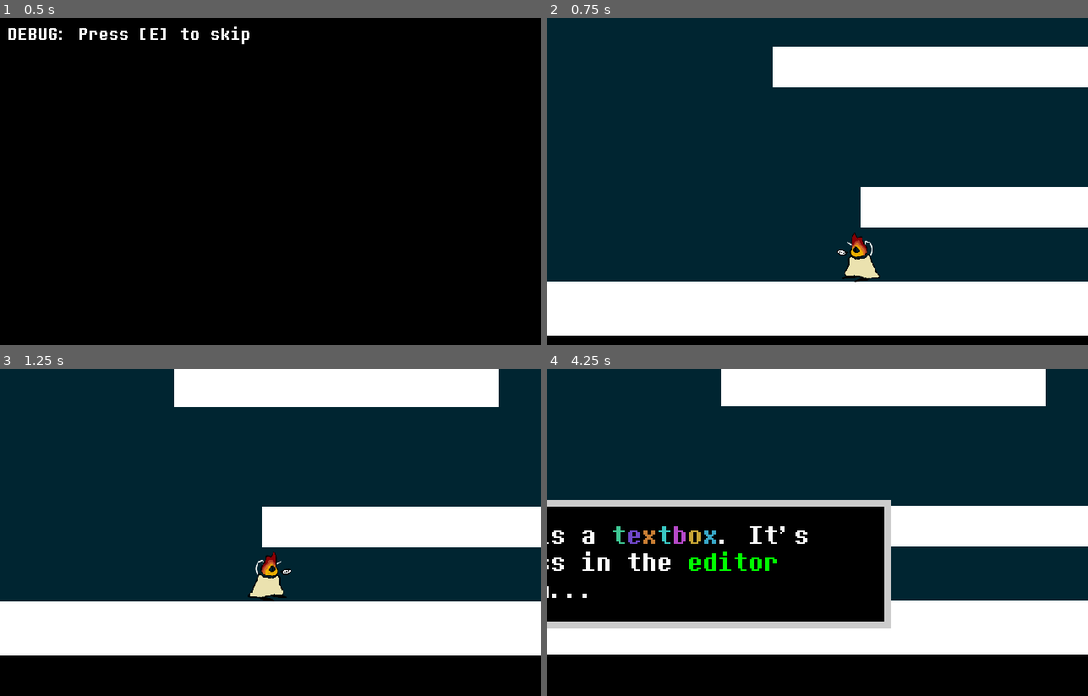
Above: before the commit, frames 1-4 (two rows, left to right).
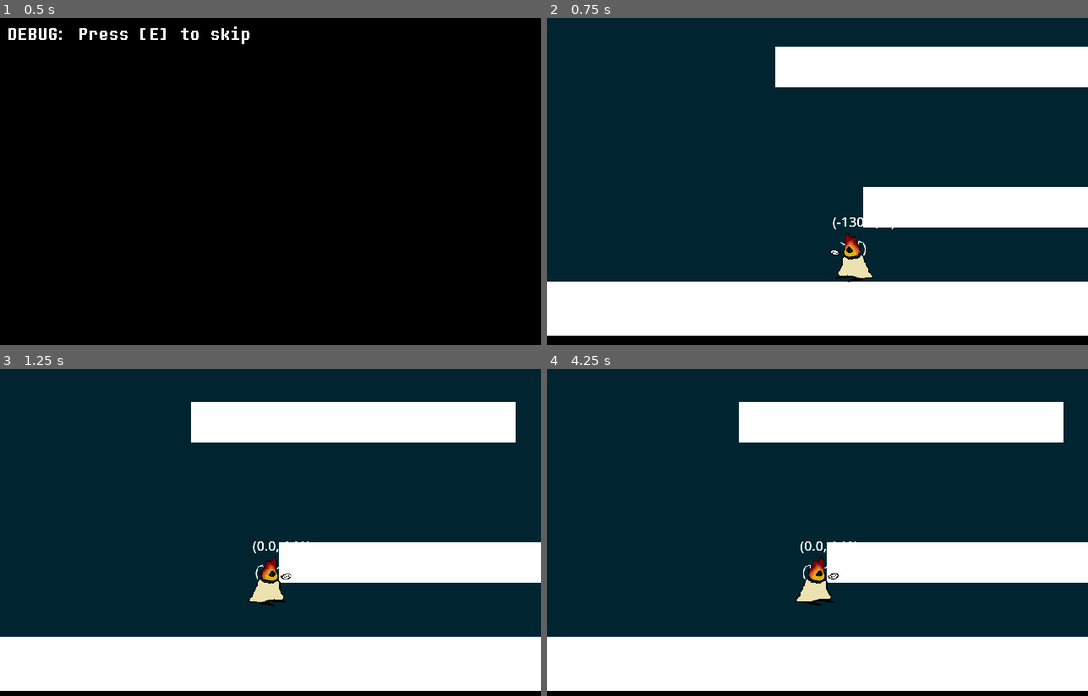
Above: after the commit, the same moments.

Repository: cloverian/a-sea-full
Game: Godot game, scene res://scenes/initialscene.tscn
Two runs of this game, one before a commit and one after it. Both use one fixed random seed, a clock stepped at 60 frames per second and the inputs below.
Inputs:
- Up to frame 1 (0.5 s): no input
- Up to frame 2 (0.75 s): tap E (E) at 0.5 s; tap A (A) at 0.6 s
- Up to frame 3 (1.25 s): tap Space (Jump) at 0.77 s; tap D (D) at 0.8 s
- Up to frame 4 (4.25 s): tap D (D) at 1.35, 3.8 s; tap Space (Jump) at 1.52, 3.02, 3.77 s; tap E (E) at 1.55, 2.1 s; tap S (S) at 2.3, 2.85 s; tap A (A) at 3.05, 3.6 s

Frame 1 is identical in both runs. In frame 2, 0.7% of the frame differs, in the area x 41-65%, y 8-81%; in frame 3, 46%; in frame 4, 63%, in the area x 0-100%, y 0-99%.
Error before the commit: Invalid access to property or key 'position' on a base object of type 'null instance'. (res://scripts/globals/global.gd:29)

Commit message:
Working on better movement acceleration for player. Added one helper method

Diff:
--- a/scenes/player.tscn
+++ b/scenes/player.tscn
@@ -28,3 +28,12 @@
 visible = false
 position = Vector2(-6, 18)
 shape = SubResource("RectangleShape2D_i3pqv")
+
+[node name="Label" type="Label" parent="."]
+offset_left = -43.0
+offset_top = -97.0
+offset_right = 42.0
+offset_bottom = -52.0
+theme_override_font_sizes/font_size = 32
+text = "0.0"
+horizontal_alignment = 1
--- a/scripts/globals/global.gd
+++ b/scripts/globals/global.gd
@@ -36,3 +36,6 @@
 		get_tree().create_tween().tween_property(object, property, final_val, duration)
 	else:
 		get_tree().create_tween().tween_property(object, property, final_val, duration).set_trans(transition)
+
+func isNegative(number) -> bool:
+	return abs(number) / number
--- a/scripts/player.gd
+++ b/scripts/player.gd
@@ -1,15 +1,13 @@
 extends CharacterBody2D
 
-const SPEED : float = 210.0
+const MAXSPEED : float = 210.0
+const ACCELERATION : float = 20.0
 const JUMP_VELOCITY : float = -300.0
 const GRAVITY : Vector2 = Vector2(0.0, 981.0)
 var jumps : int = 0
 
-func _input(_event) -> void:
-	if Input.is_action_just_pressed("E"):
-		Global.startDialogue([
-			"* This is a textbox."
-		])
+func _process(_delta) -> void:
+	$Label.text = "(" + str(velocity.x) + ", " + str(roundi(velocity.y)) + ")"
 
 func _physics_process(delta: float) -> void:
 	if not is_on_floor():
@@ -25,14 +23,15 @@
 			velocity.y = JUMP_VELOCITY * 1.2
 	if Input.is_action_just_pressed("S"):
 		velocity.y = -JUMP_VELOCITY * 7
+		# TODO: Better fastfall maybe?
 
-	var direction := Input.get_axis("A", "D")
+	var direction : float = Input.get_axis("A", "D")
 	if direction == -1: $Sprite.flip_h = true
 	elif direction == 1: $Sprite.flip_h = false
 
 	if direction:
-		velocity.x = direction * SPEED
+		velocity.x = direction * MAXSPEED
 	else:
-		velocity.x = move_toward(velocity.x, 0, SPEED)
+		velocity.x = move_toward(velocity.x, 0, ACCELERATION)
 
 	move_and_slide()
